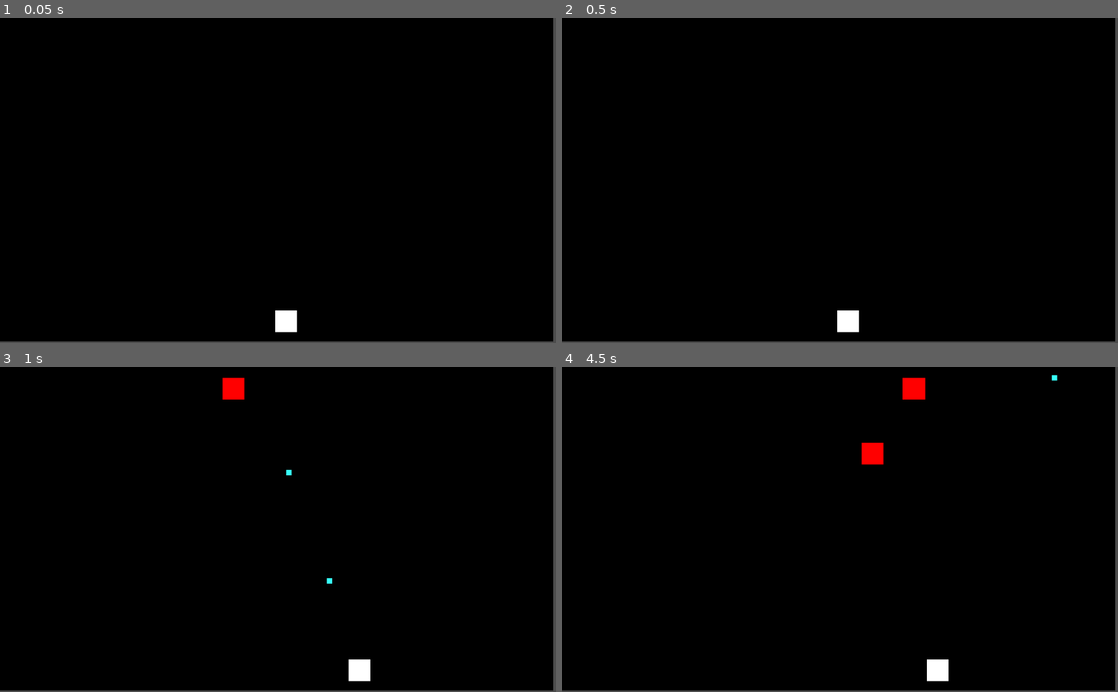
Above: before the commit, frames 1-4 (two rows, left to right).
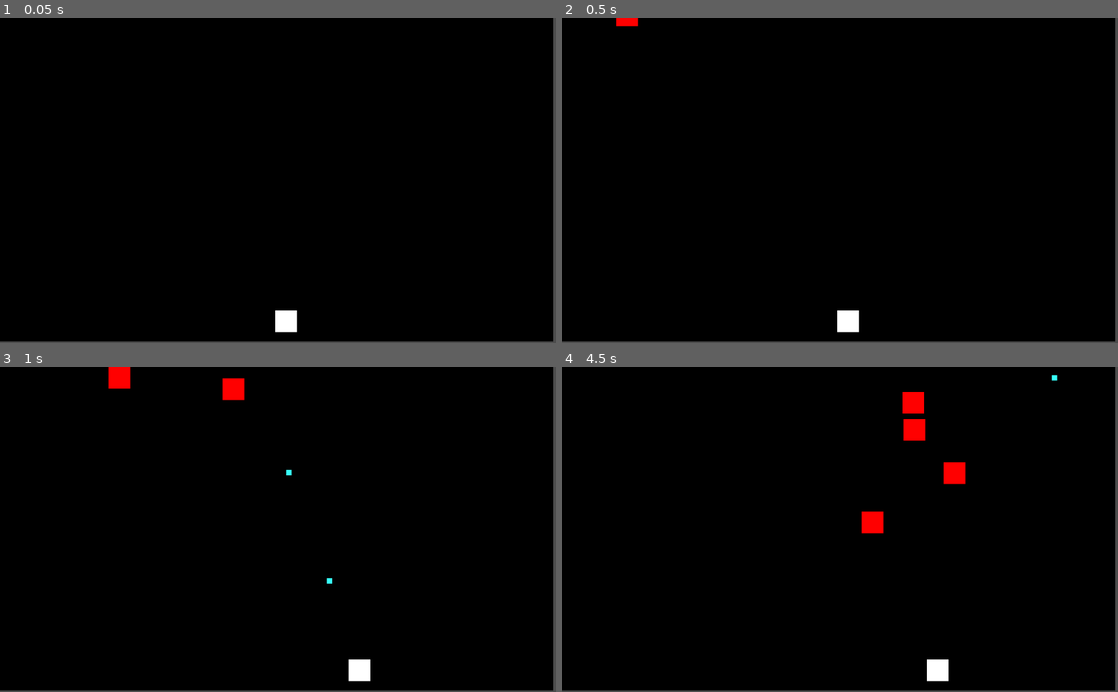
Above: after the commit, the same moments.

Repository: johnnybigoode-zz/not-gradius
Game: Godot game, scene res://MainRoot.tscn
The game is run twice, just before and just after one commit, with the same random seed, the same clock (stepped at 60 frames per second) and the same inputs.
Inputs:
- Up to frame 1 (0.05 s): no input
- Up to frame 2 (0.5 s): no input
- Up to frame 3 (1 s): tap Enter (ui_accept) at 0.5, 0.77 s; hold Right (ui_right) from 0.53 s (still down)
- Up to frame 4 (4.5 s): release Right (ui_right) at 1.28 s; hold Left (ui_left) 1.28-2.03 s; tap Enter (ui_accept) at 1.52, 3.02, 3.77 s; hold Right (ui_right) 2.03-3.53 s; hold Left (ui_left) from 3.53 s (still down)

Frame 1 is identical in both runs. In frame 2, 0.1% of the frame differs, in the area x 9-14%, y 0-3%; in frame 3, 0.3%; in frame 4, 1.5%, in the area x 53-73%, y 3-52%.

Commit message:
Enemyes move vertically too

Diff:
--- a/Enemy.gd
+++ b/Enemy.gd
@@ -1,20 +1,22 @@
 extends Node2D
 
 onready var Global = get_node("/root/Global")
-var speed = 200
+var speed = Vector2(200,50)
 var width = 800
 
 func _ready():
 	Global.score += 0
+	for c in get_children():
+		c.add_to_group("Enemy")
 
 func do_movement(delta):
-	position += Vector2(speed*delta,0)
+	position += speed*delta
 	if (position.x > width):
-		speed = -speed
-		position += Vector2(speed*delta,0)
+		speed.x = -speed.x
+		position += speed*delta
 	if (position.x < 0):
-		speed = -speed
-		position += Vector2(speed*delta,0)
+		speed.x = -speed.x
+		position += speed*delta
 
 func _process(delta):
 	do_movement(delta)
